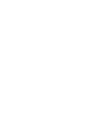
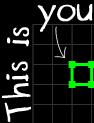
Layered file, before and after one edit (94x123). Changes by layer:
showed "Layer 2" over [0, 0, 94, 123]
showed "Layer 0" over [0, 0, 94, 123]
